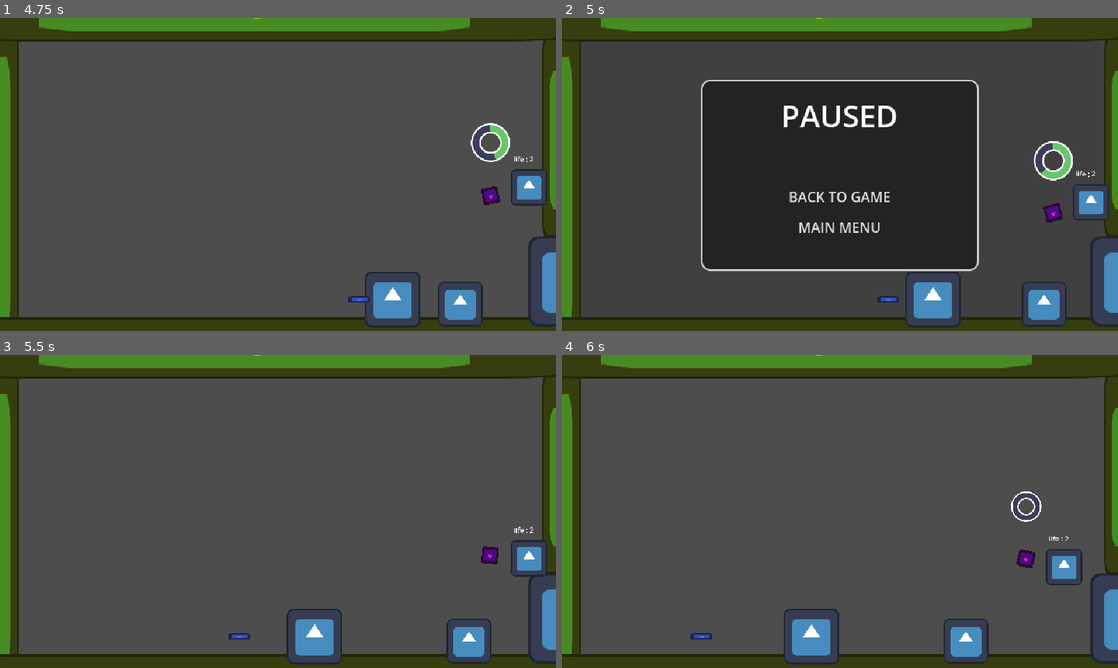
Above: before the commit, frames 1-4 (two rows, left to right).
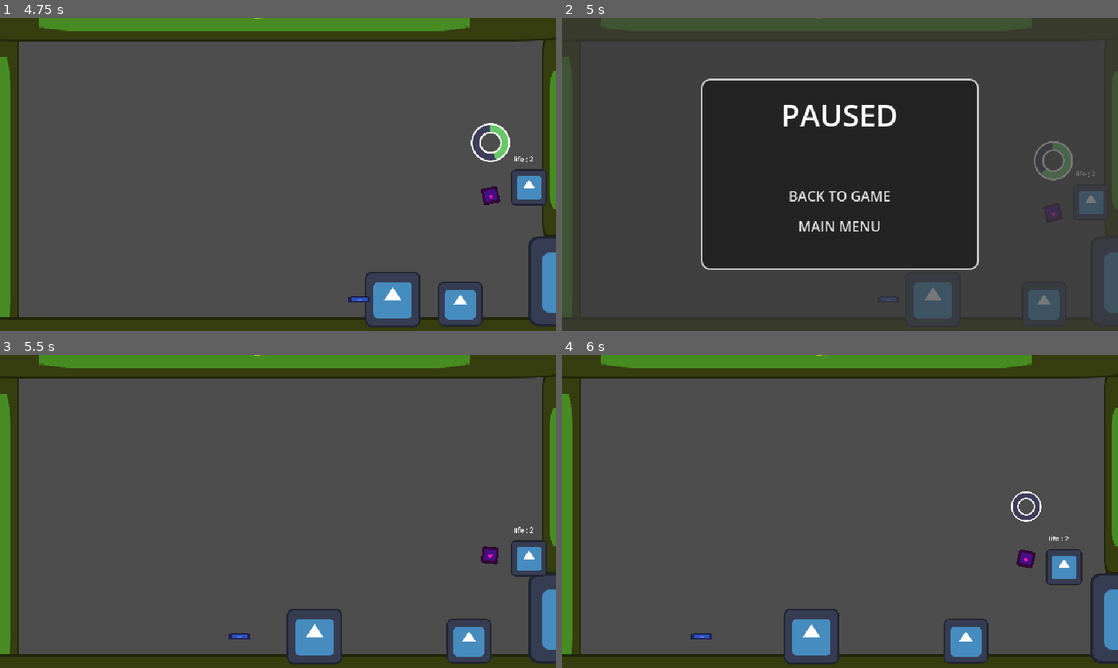
Above: after the commit, the same moments.

Repository: Juawo/hammer-game
Game: Godot game, scene res://scenes/Ui/main_menu.tscn
Two runs of this game, one before a commit and one after it. Both use one fixed random seed, a clock stepped at 60 frames per second and the inputs below. The engine's default icon, where the game draws it, is replaced by a stand-in: a white triangle on a blue panel in a dark square.
Inputs (mouse positions are in pixels of both pictures, inside the frame that each line leads up to):
- Up to frame 1 (4.75 s): click "PLAY" at 0.5 s; tap Enter at 1.25 s; move the mouse to (400, 158) at 1.27 s; press the mouse at (400, 158) at 1.28 s; hold D (right) 1.28-2.78 s; tap W (jump) at 1.52, 2.27, 3.77, 4.52 s; move the mouse to (166, 190) at 2.02 s; release the mouse at (166, 190) at 2.03 s; click (166, 190) at 2.1 s; move the mouse to (333, 105) at 2.77 s; press the mouse at (333, 105) at 2.78 s; hold A (left) 2.78-3.53 s; move the mouse to (250, 237) at 3.52 s; release the mouse at (250, 237) at 3.53 s; hold D (right) from 3.53 s (still down); click (250, 237) at 3.6 s; move the mouse to (444, 221) at 4.27 s; press the mouse at (444, 221) at 4.28 s
- Up to frame 2 (5 s): keep holding D (right); tap Escape (pause_game) at 4.9 s
- Up to frame 3 (5.5 s): release D (right) at 5 s; release the mouse at (444, 558) at 5 s; click "BACK TO GAME" at 5 s
- Up to frame 4 (6 s): move the mouse to (673, 464) at 5.77 s; hold A (left) from 5.78 s (still down); click (673, 464) at 5.85 s

Frame 1 is identical in both runs. In frame 2, 20% of the frame differs, in the area x 0-100%, y 0-100%; in frame 3, less than 0.1%; in frame 4, nothing differs.

Commit message:
Refactor pause menu structure and functionality to improve UI handling

Diff:
--- a/project.godot
+++ b/project.godot
@@ -18,6 +18,7 @@
 [autoload]
 
 GameManager="*uid://ctmjdp5nxfect"
+Events="*uid://c6c7aug2b2u77"
 PauseMenu="*uid://2jawntsy4yes"
 
 [display]
--- a/scenes/Ui/pause_menu.tscn
+++ b/scenes/Ui/pause_menu.tscn
@@ -13,28 +13,22 @@
 corner_radius_bottom_right = 10
 corner_radius_bottom_left = 10
 
-[node name="PauseMenu" type="Control" unique_id=1351775281]
+[node name="PauseMenu" type="CanvasLayer" unique_id=1607174874]
 process_mode = 3
+layer = 2
 visible = false
-layout_mode = 3
+script = ExtResource("1_i8o4h")
+
+[node name="background" type="ColorRect" parent="." unique_id=949774937]
 anchors_preset = 15
 anchor_right = 1.0
 anchor_bottom = 1.0
 grow_horizontal = 2
 grow_vertical = 2
-script = ExtResource("1_i8o4h")
-
-[node name="background" type="ColorRect" parent="." unique_id=949774937]
-layout_mode = 1
-anchors_preset = 15
-anchor_right = 1.0
-anchor_bottom = 1.0
-grow_horizontal = 2
-grow_vertical = 2
+mouse_filter = 2
 color = Color(0.23, 0.23, 0.23, 0.69411767)
 
 [node name="MarginContainer" type="MarginContainer" parent="." unique_id=1223464500]
-layout_mode = 1
 anchors_preset = 15
 anchor_right = 1.0
 anchor_bottom = 1.0
@@ -48,6 +42,7 @@
 [node name="PanelContainer" type="PanelContainer" parent="MarginContainer" unique_id=601546530]
 z_index = 5
 layout_mode = 2
+mouse_filter = 1
 theme_override_styles/panel = SubResource("StyleBoxFlat_04dxk")
 
 [node name="MarginContainer" type="MarginContainer" parent="MarginContainer/PanelContainer" unique_id=129008630]
@@ -65,6 +60,7 @@
 layout_mode = 2
 size_flags_vertical = 2
 size_flags_stretch_ratio = 0.67
+mouse_filter = 1
 theme_override_font_sizes/font_size = 35
 text = "PAUSED"
 horizontal_alignment = 1
--- a/scripts/Ui/pause_menu.gd
+++ b/scripts/Ui/pause_menu.gd
@@ -1,9 +1,10 @@
-extends Control
+extends CanvasLayer
 
 var main_menu_scene := load("res://scenes/Ui/main_menu.tscn")
 
 func show_pause_menu() -> void:
 	# TODO : add juice animation
+	print("hsdsahdasda")
 	show()
 
 func hide_pause_menu() -> void:
@@ -11,10 +12,12 @@
 	hide()
 
 func _on_back_btn_pressed() -> void:
-	hide_pause_menu()
 	GameManager.toggle_pause()
 
 func _on_return_btn_pressed() -> void:
 	# TODO : add transition here
+	get_tree().paused = false
+	GameManager.is_in_game = false
+
 	hide_pause_menu()
 	get_tree().change_scene_to_packed(main_menu_scene)
